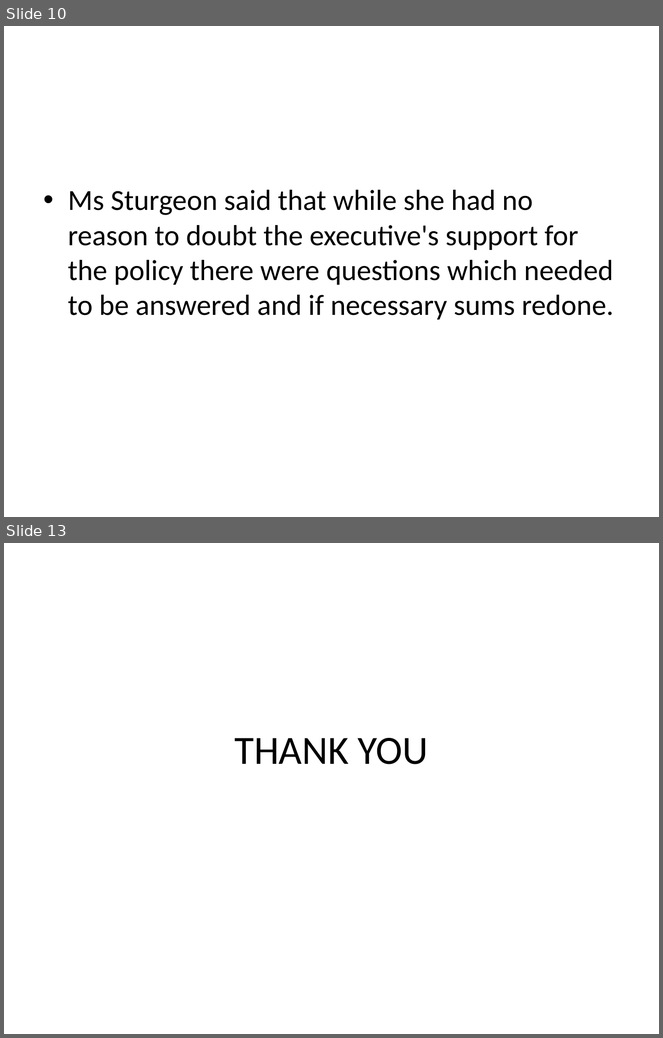
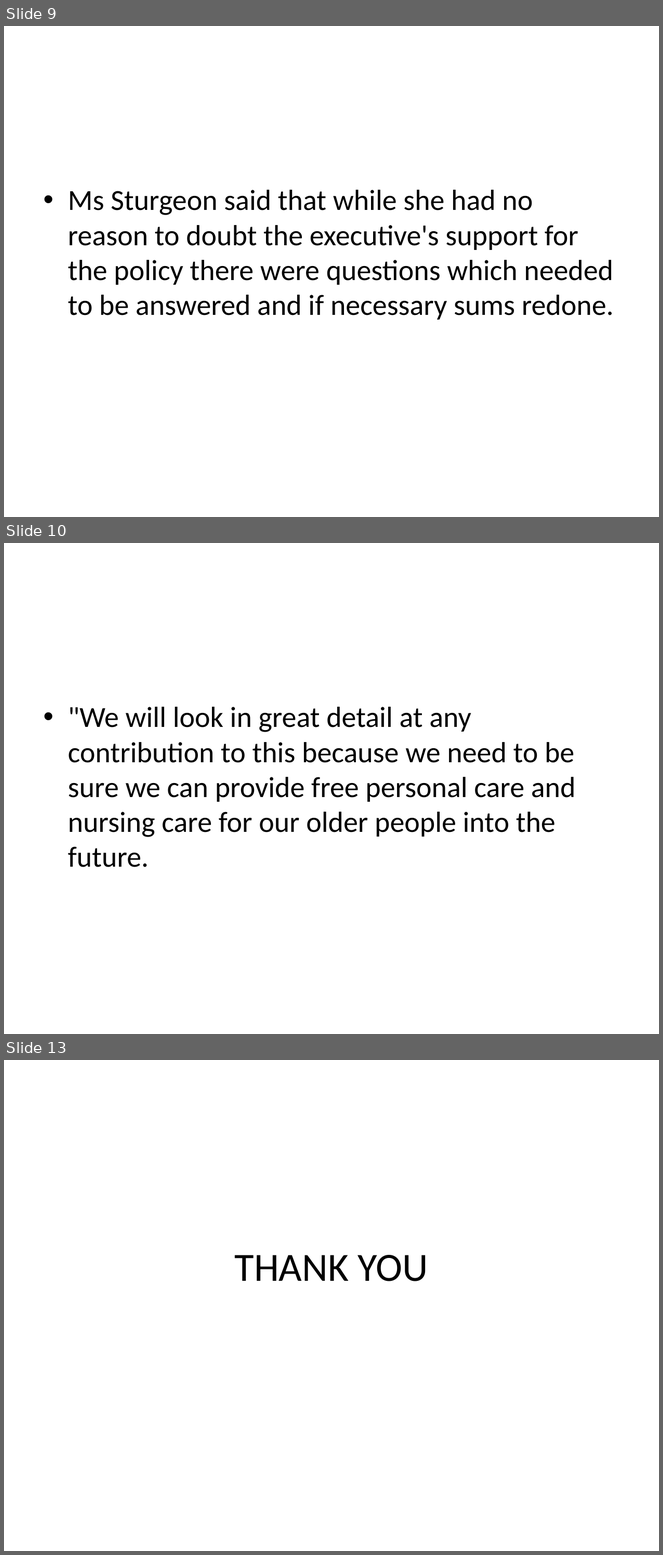
Before and after one commit to MayankVachher/Shortie, a slide deck: title.pptx. Shown one above the other, each under a label of ours: slides 10 and 13 before the commit, slides 9, 10 and 13 after it; the slides between them are not shown. The pictures are 663x1038 and 663x1555 pixels, drawn with LibreOffice and Linux fonts; fonts in the diff are those of the drawing. Boxes give left, top, right and bottom in pixels: in the first picture for what was removed or moved away, otherwise in the second. Text is boxed around its words. In the diff, an @@ line names an element or a change of style, - is before the commit and + after.

```diff
--- a/title.pptx
+++ b/title.pptx
@@ slide 10 added at box(4, 543, 659, 1034), background #FFFFFF @@
@@ text added at box(68, 707, 576, 867), 32 pt, text #000000 @@
+• "We will look in great detail at any contribution to this because we need to be sure we can provide free personal care and nursing care for our older people into the future.
@@ what was slide 10 is now slide 9 @@
```
Also in this commit, not shown: 1 slide changed, 3 other slides added, 4 slides removed, 22 other files.
